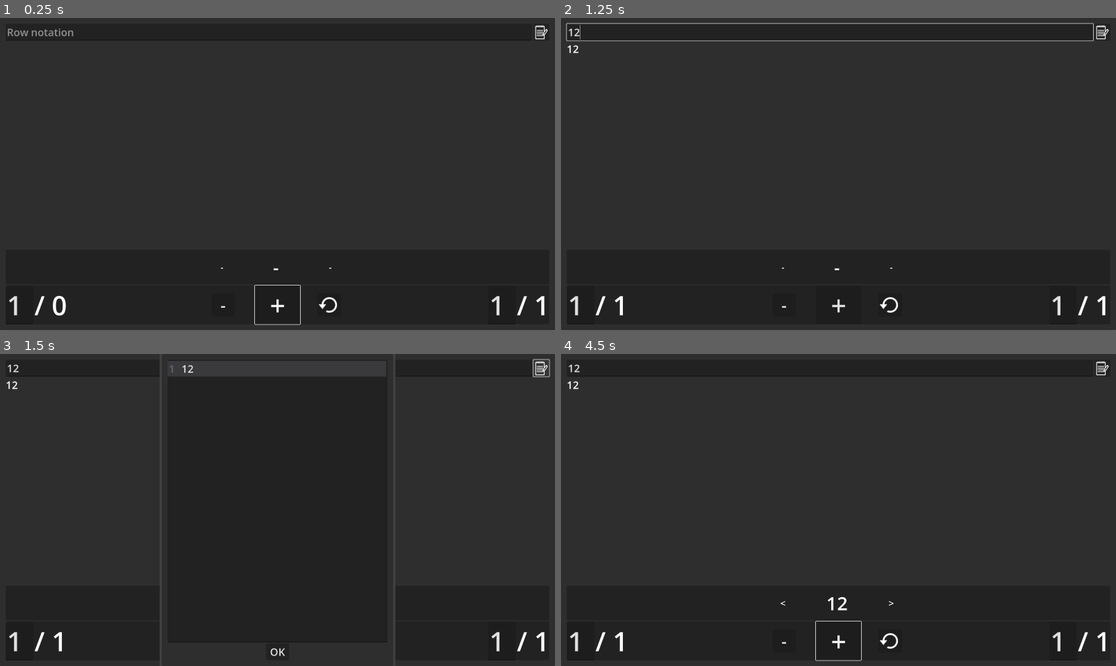
Above: before the commit, frames 1-4 (two rows, left to right).
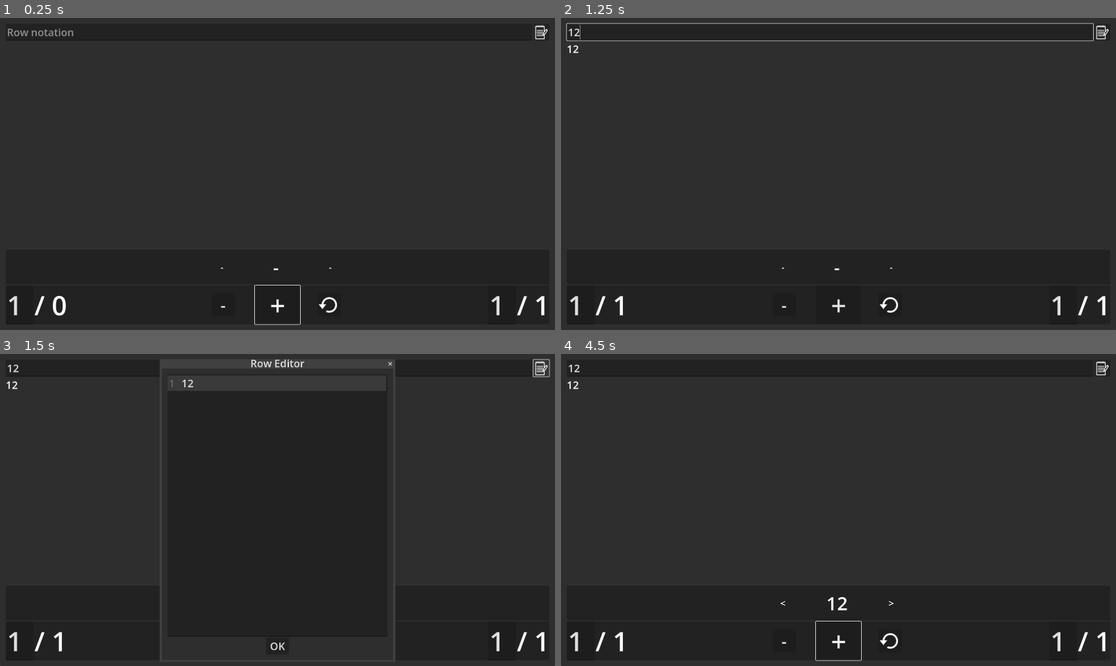
Above: after the commit, the same moments.

Repository: FlynnD273/CrochetCounter
Game: Godot game, scene res://main.tscn
Same seed, same stepped clock (60 frames per second), same inputs: the game is played once before the commit and once after it.
Inputs (mouse positions are in pixels of both pictures, inside the frame that each line leads up to):
- Up to frame 1 (0.25 s): no input
- Up to frame 2 (1.25 s): click (827, 33) at 0.52 s; type "12" at 0.6 s
- Up to frame 3 (1.5 s): click (543, 369) at 1.25 s
- Up to frame 4 (4.5 s): click (888, 641) at 2 s; click (888, 641) at 2.75 s; click (888, 641) at 3.5 s; click "OK" at 4.25 s

Frames 1-2 are identical in both runs. In frame 3, 2.3% of the frame differs, in the area x 30-71%, y 1-97%; in frame 4, nothing differs.

Commit message:
Last Sync: 2025-10-06 11:49 (Mobile)

Diff:
--- a/project.godot
+++ b/project.godot
@@ -45,3 +45,4 @@
 
 renderer/rendering_method="gl_compatibility"
 renderer/rendering_method.mobile="gl_compatibility"
+textures/vram_compression/import_s3tc_bptc=true
--- a/stitch_manager.gd
+++ b/stitch_manager.gd
@@ -132,8 +132,9 @@
 func open_row_editor() -> void:
 	row_edit.rows_input.text = "\n".join(rows)
 	row_edit.popup_centered()
-	if get_viewport().get_visible_rect().size.y < row_edit.size.y:
-		row_edit.size.y = int(get_viewport().get_visible_rect().size.y - 20)
+	if row_edit.is_embedded():
+		row_edit.size.y = int(get_viewport().size.y - 70)
+		row_edit.position.y = 50
 
 
 func parse_current_row() -> void:
--- a/submit_rows.gd
+++ b/submit_rows.gd
@@ -13,4 +13,6 @@
 func update_manager() -> void:
 	rows.assign(rows_input.text.split("\n"))
 	rows = rows.filter(func(x): return x != "")
+	if rows.size() == 0:
+		rows = [""]
 	hide()
Not shown, changed: web/index.html
Not shown, changed: web/index.pck
Not shown, changed: web/index.service.worker.js
